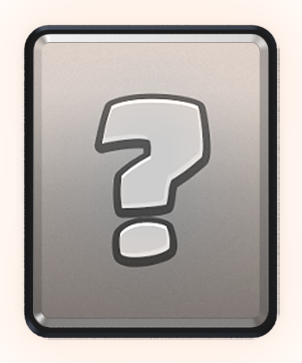
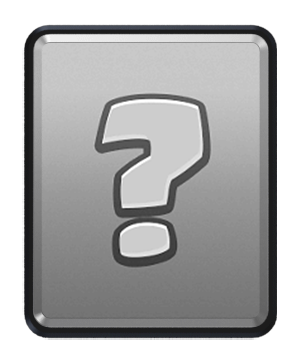
Layered file, before and after one edit (302×363). Changes by layer:
removed layer "card-frame-rare" over [22, 24, 280, 340]
showed "card-frame", painted on it over [22, 24, 280, 340]
